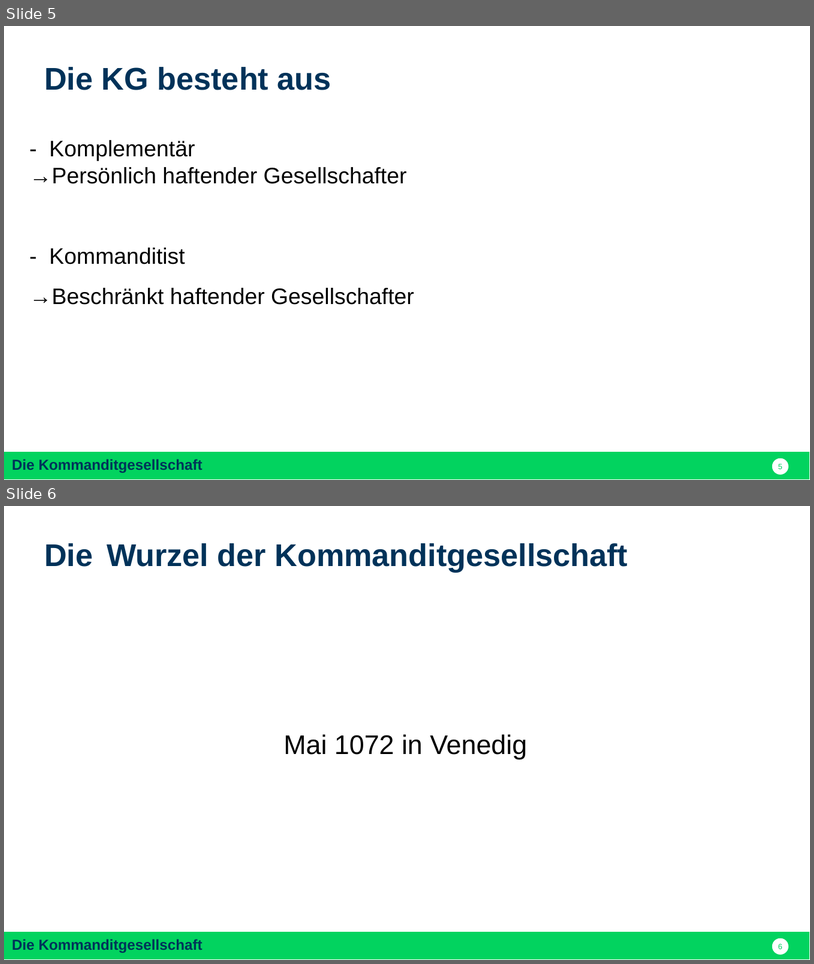
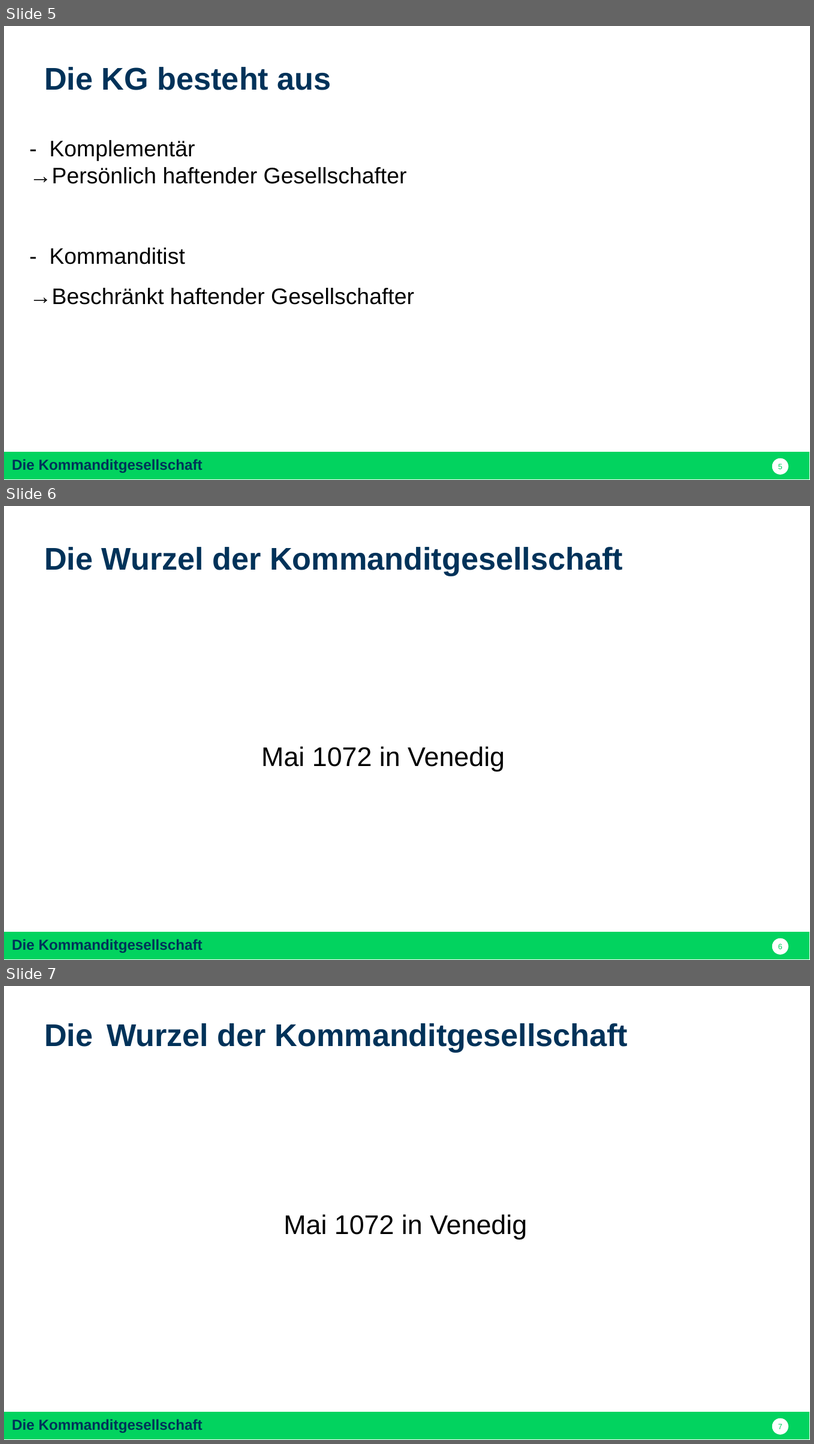
Before and after one commit to nodeg/exercises, a slide deck: FINAL_Referat_BWP_FINAL.pptx. Shown one above the other, each under a label of ours: slides 5 and 6 before the commit, slides 5, 6 and 7 after it. The pictures are 814x964 and 814x1444 pixels, drawn with LibreOffice and Linux fonts; fonts in the diff are those of the drawing; background and template pictures are left out. Boxes give left, top, right and bottom in pixels: in the first picture for what was removed or moved away, otherwise in the second. Text is boxed around its words. In the diff, an @@ line names an element or a change of style, - is before the commit and + after.

```diff
--- a/FINAL_Referat_BWP_FINAL.pptx
+++ b/FINAL_Referat_BWP_FINAL.pptx
@@ slide 6 added at <box>4,506,810,960</box>, background #FFFFFF; not listed: 2 template elements that a slide beside it also shows @@
@@ text added at <box>44,547,623,576</box>, 28 pt, text #003259, bold @@
+Die Wurzel der Kommanditgesellschaft
@@ text added at <box>261,746,505,771</box>, 24 pt, text #000000 @@
+Mai 1072 in Venedig
@@ what was slide 6 is now slide 7 @@
@@ page number at <box>779,1423,783,1429</box>: text changed @@
-6
+7
```
Also in this commit, not shown: 10 slides changed, 3 slides removed.
